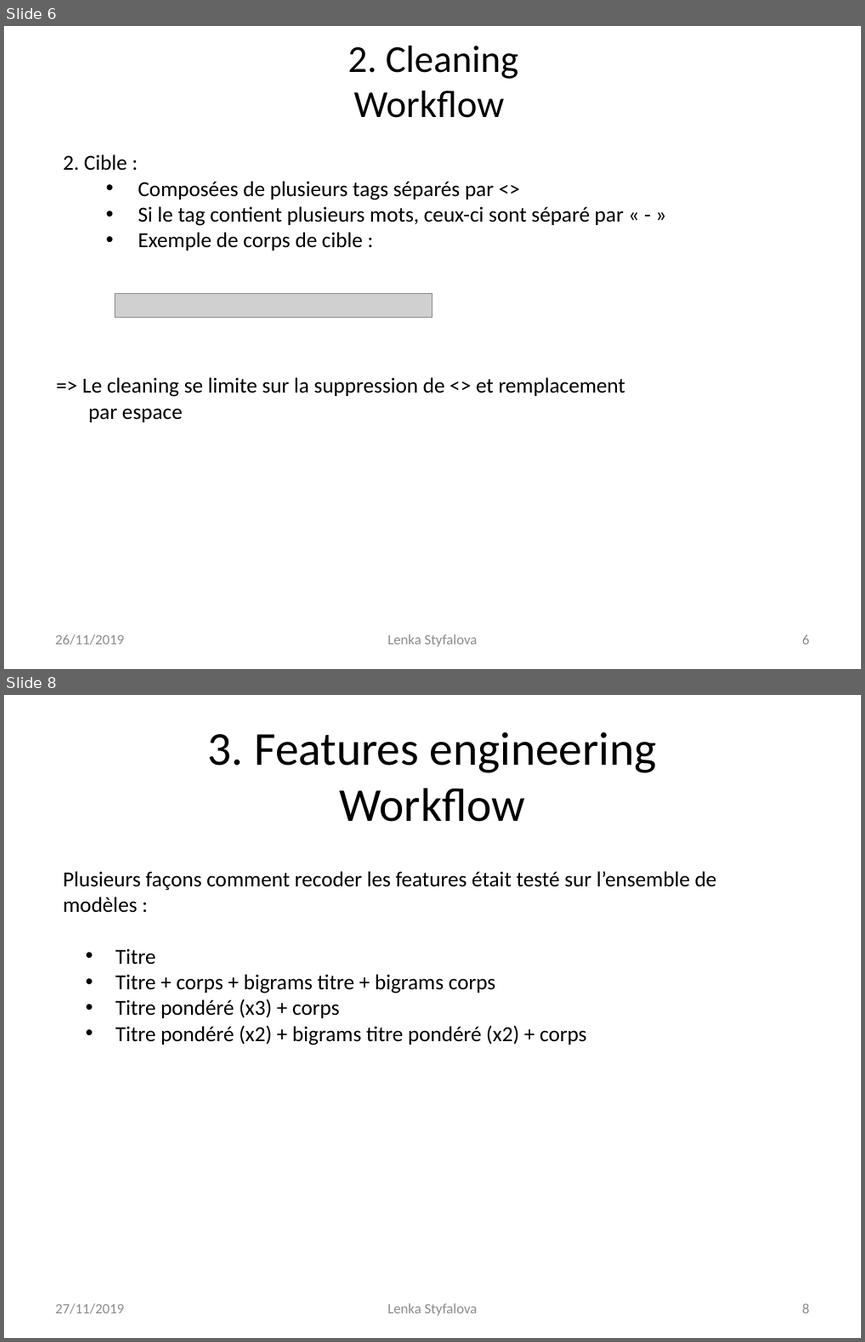
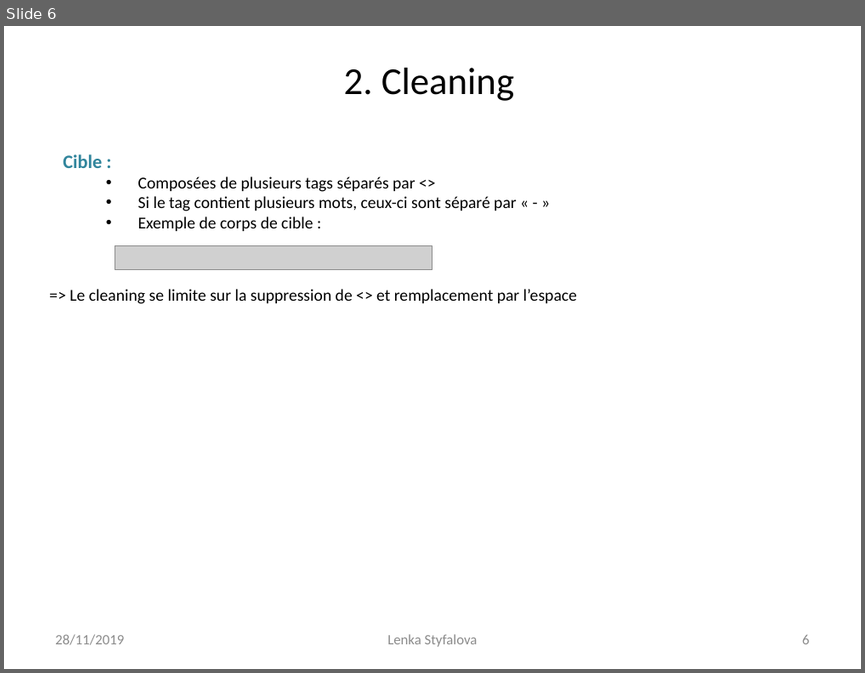
Before and after one commit to Lenka-St/Projet5, a slide deck: Projet 5 - Catégorisez automatiquement des questions.pptx. Shown one above the other, each under a label of ours: slides 6 and 8 before the commit, slide 6 after it; the slides between them are not shown. The pictures are 865x1342 and 865x673 pixels, drawn with LibreOffice and Linux fonts; fonts in the diff are those of the drawing; grey boxes stand for pictures. Boxes give left, top, right and bottom in pixels: in the first picture for what was removed or moved away, otherwise in the second. Text is boxed around its words. In the diff, an @@ line names an element or a change of style, - is before the commit and + after.

```diff
--- a/Projet 5 - Catégorisez automatiquement des questions.pptx
+++ b/Projet 5 - Catégorisez automatiquement des questions.pptx
@@ slide 8 removed at (4,695,861,1338), background #FFFFFF @@
@@ title removed at (208,732,657,822) @@
-3. Features engineering
-Workflow
@@ text removed at (63,871,717,1045) @@
-Plusieurs façons comment recoder les features était testé sur l’ensemble de modèles :
-  • Titre
-  • Titre + corps + bigrams titre + bigrams corps
-  • Titre pondéré (x3) + corps
-  • Titre pondéré (x2) + bigrams titre pondéré (x2) + corps
@@ text removed at (55,1303,124,1314) @@
-27/11/2019
@@ text removed at (387,1303,477,1315) @@
-Lenka Styfalova
@@ page number removed at (802,1303,809,1313) @@
-8
@@ slide 6 changed as well @@
@@ title at (344,68,514,101): text changed @@
-2. Cleaning
-Workflow
+2. Cleaning
@@ text at (63,154,102,168): text changed; size 18 to 16 pt; text colour #000000 to #31859C; bold on @@
-2. Cible :
+Cible :
@@ text at (138,176,517,231): size 18 to 14 pt @@
@@ picture: place and size @@
-picture at (115,293,432,318)
+picture at (115,246,432,270)
@@ text at (69,289,577,304): text changed; size 18 to 14 pt @@
-=> Le cleaning se limite sur la suppression de <> et remplacement par espace
+=> Le cleaning se limite sur la suppression de <> et remplacement par l’espace
@@ text at (55,634,124,645): text changed @@
-26/11/2019
+28/11/2019
```
Also in this commit, not shown: 16 other slides changed, 8 slides added.
